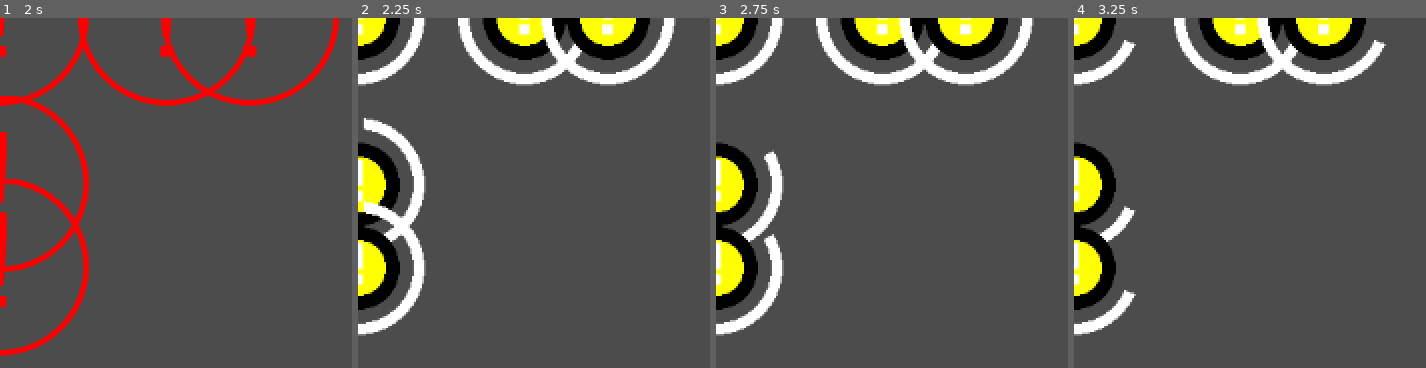
Above: before the commit, frames 1-4 (left to right).
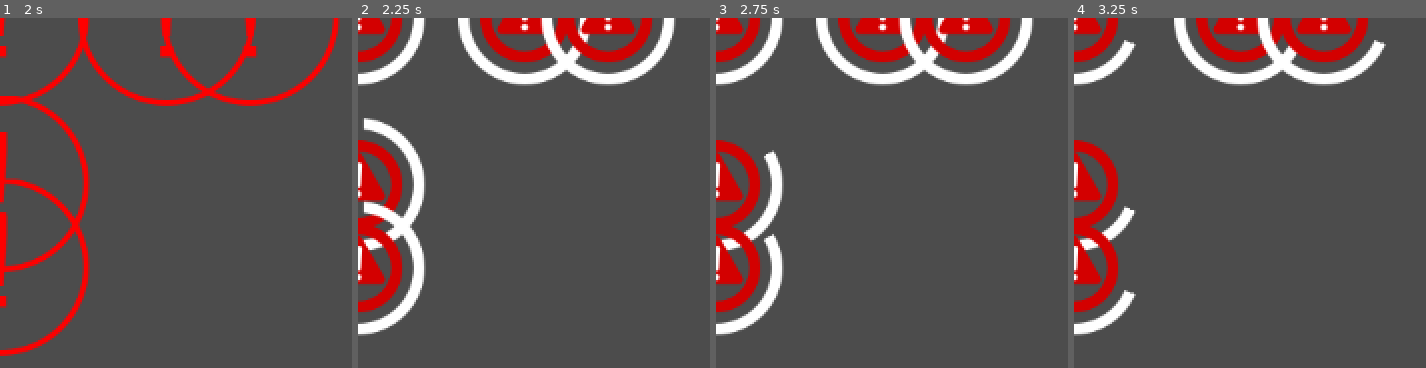
Above: after the commit, the same moments.

Repository: jokw1228/Slay_The_Circle
Game: Godot game, scene res://scenes/bombgenerators/testbombgenerators/SeokheeBombGenerator.tscn
The game is run twice, just before and just after one commit, with the same random seed, the same clock (stepped at 60 frames per second) and the same inputs. This scene is started directly instead of the project's main scene. Sound files missing from this copy of the repository are replaced by a short silence.
Inputs (mouse positions are in pixels of both pictures, inside the frame that each line leads up to):
- Up to frame 1 (2 s): tap Enter at 0.5 s; move the mouse to (outside the picture) at 0.52 s; click (outside the picture) at 0.67 s; move the mouse to (outside the picture) at 1.27 s; click (outside the picture) at 1.42 s
- Up to frame 2 (2.25 s): tap Space at 2 s; move the mouse to (outside the picture) at 2.02 s; click (outside the picture) at 2.17 s
- Up to frame 3 (2.75 s): no input
- Up to frame 4 (3.25 s): move the mouse to (outside the picture) at 2.77 s; click (outside the picture) at 2.92 s

Frame 1 is identical in both runs. In frame 2, 12% of the frame differs, in the area x 0-90%, y 0-91%; in frame 3, 12%; in frame 4, 12%.

Commit message:
BombTimer, HazardBomb 이미지 변경

Diff:
--- /dev/null
+++ b/images/bomb/sprite_hazard.svg
@@ -0,0 +1,158 @@
+<?xml version="1.0" encoding="UTF-8" standalone="no"?>
+<!-- Created with Inkscape (http://www.inkscape.org/) -->
+
+<svg
+   width="64"
+   height="64"
+   viewBox="0 0 16.933333 16.933333"
+   version="1.1"
+   id="svg1"
+   inkscape:version="1.3.2 (091e20e, 2023-11-25, custom)"
+   sodipodi:docname="sprite_hazard.svg"
+   xmlns:inkscape="http://www.inkscape.org/namespaces/inkscape"
+   xmlns:sodipodi="http://sodipodi.sourceforge.net/DTD/sodipodi-0.dtd"
+   xmlns="http://www.w3.org/2000/svg"
+   xmlns:svg="http://www.w3.org/2000/svg">
+  <sodipodi:namedview
+     id="namedview1"
+     pagecolor="#ffffff"
+     bordercolor="#000000"
+     borderopacity="0.25"
+     inkscape:showpageshadow="2"
+     inkscape:pageopacity="0.0"
+     inkscape:pagecheckerboard="0"
+     inkscape:deskcolor="#d1d1d1"
+     inkscape:document-units="px"
+     inkscape:zoom="5.9666797"
+     inkscape:cx="30.837921"
+     inkscape:cy="33.184285"
+     inkscape:window-width="1440"
+     inkscape:window-height="830"
+     inkscape:window-x="-6"
+     inkscape:window-y="-6"
+     inkscape:window-maximized="1"
+     inkscape:current-layer="layer1" />
+  <defs
+     id="defs1">
+    <inkscape:path-effect
+       effect="fillet_chamfer"
+       id="path-effect7"
+       is_visible="true"
+       lpeversion="1"
+       nodesatellites_param="F,0,0,1,0,0.5,0,1 @ F,0,0,1,0,0.5,0,1 @ F,0,0,1,0,0.5,0,1 @ F,0,0,1,0,0.5,0,1"
+       radius="0.5"
+       unit="px"
+       method="auto"
+       mode="F"
+       chamfer_steps="1"
+       flexible="false"
+       use_knot_distance="true"
+       apply_no_radius="true"
+       apply_with_radius="true"
+       only_selected="false"
+       hide_knots="false" />
+    <inkscape:path-effect
+       effect="perspective-envelope"
+       up_left_point="7.61,5.8208332"
+       up_right_point="9.33,5.8208332"
+       down_left_point="7.91,10.054166"
+       down_right_point="9.03,10.054166"
+       id="path-effect6"
+       is_visible="true"
+       lpeversion="1"
+       deform_type="perspective"
+       horizontal_mirror="false"
+       vertical_mirror="false"
+       overflow_perspective="false" />
+    <inkscape:path-effect
+       effect="perspective-envelope"
+       up_left_point="7.71,5.8208332"
+       up_right_point="9.1281248,5.8208332"
+       down_left_point="7.71,10.054166"
+       down_right_point="9.1281248,10.054166"
+       id="path-effect5"
+       is_visible="true"
+       lpeversion="1"
+       deform_type="perspective"
+       horizontal_mirror="false"
+       vertical_mirror="false"
+       overflow_perspective="false" />
+    <inkscape:path-effect
+       effect="fillet_chamfer"
+       id="path-effect4"
+       is_visible="true"
+       lpeversion="1"
+       nodesatellites_param="F,0,0,1,0,0,0,1 @ F,0,0,1,0,0,0,1 @ F,0,0,1,0,0,0,1 @ F,0,0,1,0,0,0,1"
+       radius="0"
+       unit="px"
+       method="auto"
+       mode="F"
+       chamfer_steps="1"
+       flexible="false"
+       use_knot_distance="true"
+       apply_no_radius="true"
+       apply_with_radius="true"
+       only_selected="false"
+       hide_knots="false" />
+    <inkscape:path-effect
+       effect="fillet_chamfer"
+       id="path-effect3"
+       is_visible="true"
+       lpeversion="1"
+       nodesatellites_param="F,0,0,1,0,1.5,0,1 @ F,0,0,1,0,1.5,0,1 @ F,0,0,1,0,1.5,0,1"
+       radius="1.5"
+       unit="px"
+       method="auto"
+       mode="F"
+       chamfer_steps="1"
+       flexible="false"
+       use_knot_distance="true"
+       apply_no_radius="true"
+       apply_with_radius="true"
+       only_selected="false"
+       hide_knots="false" />
+    <inkscape:path-effect
+       effect="fillet_chamfer"
+       id="path-effect2"
+       is_visible="true"
+       lpeversion="1"
+       nodesatellites_param="F,0,0,1,0,1.1088541,0,1 @ F,0,0,1,0,0.74613328,0,1 @ F,0,0,1,0,0.72903756,0,1"
+       radius="0"
+       unit="px"
+       method="auto"
+       mode="F"
+       chamfer_steps="1"
+       flexible="false"
+       use_knot_distance="true"
+       apply_no_radius="true"
+       apply_with_radius="true"
+       only_selected="false"
+       hide_knots="false" />
+  </defs>
+  <g
+     inkscape:label="Layer 1"
+     inkscape:groupmode="layer"
+     id="layer1">
+    <path
+       id="path2"
+       style="fill:#d40000;stroke-width:0.446093"
+       inkscape:transform-center-y="-1.6801041"
+       d="M 12.498486,13.411069 H 3.8568198 A 0.86596723,0.86596723 60.001667 0 1 3.1068954,12.112075 L 7.4275775,4.6294388 a 0.86614172,0.86614172 8.5250569e-7 0 1 1.5001511,0 L 13.24841,12.112075 a 0.86596726,0.86596726 119.99833 0 1 -0.749924,1.298994 z"
+       inkscape:path-effect="#path-effect3"
+       inkscape:original-d="M 13.998486,13.411069 H 2.3568198 L 8.1776531,3.3304443 Z"
+       transform="translate(0.28905466,-1.8728408)" />
+    <circle
+       style="fill:#ffffff;stroke-width:0.330729"
+       id="path3"
+       cx="8.4666662"
+       cy="10.238184"
+       r="0.66145831" />
+    <path
+       id="rect3"
+       style="fill:#ffffff;stroke-width:0.236522"
+       d="m 8.11,5.8208332 0.72,0 A 0.46582086,0.46582086 47.026777 0 1 9.2946556,6.3195824 L 9.0653444,9.5554168 A 0.53668701,0.53668701 137.02678 0 1 8.53,10.054166 H 8.41 A 0.53668701,0.53668701 42.973223 0 1 7.8746556,9.5554168 L 7.6453444,6.3195824 A 0.46582086,0.46582086 132.97322 0 1 8.11,5.8208332 Z"
+       inkscape:path-effect="#path-effect6;#path-effect7"
+       inkscape:original-d="M 7.8052082,5.8208332 H 9.1281248 V 10.054166 H 7.8052082 Z"
+       transform="matrix(1,0,0,1.1250001,0,-2.2633788)" />
+  </g>
+</svg>
--- /dev/null
+++ b/images/bomb/sprite_hazard_outline.svg
@@ -0,0 +1,46 @@
+<?xml version="1.0" encoding="UTF-8" standalone="no"?>
+<!-- Created with Inkscape (http://www.inkscape.org/) -->
+
+<svg
+   width="64"
+   height="64"
+   viewBox="0 0 16.933333 16.933333"
+   version="1.1"
+   id="svg1"
+   inkscape:version="1.3.2 (091e20e, 2023-11-25, custom)"
+   sodipodi:docname="sprite_hazard_outline.svg"
+   xmlns:inkscape="http://www.inkscape.org/namespaces/inkscape"
+   xmlns:sodipodi="http://sodipodi.sourceforge.net/DTD/sodipodi-0.dtd"
+   xmlns="http://www.w3.org/2000/svg"
+   xmlns:svg="http://www.w3.org/2000/svg">
+  <sodipodi:namedview
+     id="namedview1"
+     pagecolor="#ffffff"
+     bordercolor="#000000"
+     borderopacity="0.25"
+     inkscape:showpageshadow="2"
+     inkscape:pageopacity="0.0"
+     inkscape:pagecheckerboard="0"
+     inkscape:deskcolor="#d1d1d1"
+     inkscape:document-units="px"
+     inkscape:zoom="8.4381594"
+     inkscape:cx="34.367685"
+     inkscape:cy="31.404953"
+     inkscape:window-width="1440"
+     inkscape:window-height="830"
+     inkscape:window-x="-6"
+     inkscape:window-y="-6"
+     inkscape:window-maximized="1"
+     inkscape:current-layer="layer1" />
+  <defs
+     id="defs1" />
+  <g
+     inkscape:label="Layer 1"
+     inkscape:groupmode="layer"
+     id="layer1">
+    <path
+       id="path1"
+       style="fill:#d40000;stroke-width:0.324246"
+       d="M 8.4666665 0 A 8.4666662 8.4666662 0 0 0 0 8.4666665 A 8.4666662 8.4666662 0 0 0 8.4666665 16.933333 A 8.4666662 8.4666662 0 0 0 16.933333 8.4666665 A 8.4666662 8.4666662 0 0 0 8.4666665 0 z M 8.4666665 2.1166666 A 6.3499999 6.3499999 0 0 1 14.816666 8.4666665 A 6.3499999 6.3499999 0 0 1 8.4666665 14.816666 A 6.3499999 6.3499999 0 0 1 2.1166666 8.4666665 A 6.3499999 6.3499999 0 0 1 8.4666665 2.1166666 z " />
+  </g>
+</svg>
--- /dev/null
+++ b/images/bomb/sprite_timer_progress_bar.svg
@@ -0,0 +1,64 @@
+<?xml version="1.0" encoding="UTF-8" standalone="no"?>
+<!-- Created with Inkscape (http://www.inkscape.org/) -->
+
+<svg
+   width="96"
+   height="96"
+   viewBox="0 0 96.000004 96.000001"
+   version="1.1"
+   id="svg1"
+   inkscape:version="1.3.2 (091e20e, 2023-11-25, custom)"
+   sodipodi:docname="sprite_progress_bar.svg"
+   xmlns:inkscape="http://www.inkscape.org/namespaces/inkscape"
+   xmlns:sodipodi="http://sodipodi.sourceforge.net/DTD/sodipodi-0.dtd"
+   xmlns="http://www.w3.org/2000/svg"
+   xmlns:svg="http://www.w3.org/2000/svg">
+  <sodipodi:namedview
+     id="namedview1"
+     pagecolor="#ffffff"
+     bordercolor="#000000"
+     borderopacity="0.25"
+     inkscape:showpageshadow="2"
+     inkscape:pageopacity="0.0"
+     inkscape:pagecheckerboard="true"
+     inkscape:deskcolor="#d1d1d1"
+     inkscape:document-units="px"
+     inkscape:zoom="5.9666797"
+     inkscape:cx="51.033408"
+     inkscape:cy="47.430064"
+     inkscape:window-width="1440"
+     inkscape:window-height="830"
+     inkscape:window-x="-6"
+     inkscape:window-y="-6"
+     inkscape:window-maximized="1"
+     inkscape:current-layer="layer1"
+     showgrid="false">
+    <inkscape:grid
+       id="grid4"
+       units="px"
+       originx="0"
+       originy="0"
+       spacingx="1"
+       spacingy="0.99999998"
+       empcolor="#0099e5"
+       empopacity="0.30196078"
+       color="#0099e5"
+       opacity="0.14901961"
+       empspacing="5"
+       dotted="false"
+       gridanglex="30"
+       gridanglez="30"
+       visible="false" />
+  </sodipodi:namedview>
+  <defs
+     id="defs1" />
+  <g
+     inkscape:label="Layer 1"
+     inkscape:groupmode="layer"
+     id="layer1">
+    <path
+       id="path4"
+       style="fill:#ffffff;stroke-width:0.274083"
+       d="M 48 0 A 48 48 0 0 0 0 48 A 48 48 0 0 0 48 96 A 48 48 0 0 0 96 48 A 48 48 0 0 0 48 0 z M 48 8 A 40 40 0 0 1 88 48 A 40 40 0 0 1 48 88 A 40 40 0 0 1 8 48 A 40 40 0 0 1 48 8 z " />
+  </g>
+</svg>
--- a/scenes/bombs/BombTimer.tscn
+++ b/scenes/bombs/BombTimer.tscn
@@ -1,7 +1,7 @@
 [gd_scene load_steps=3 format=3 uid="uid://dq81owitrvpew"]
 
 [ext_resource type="Script" path="res://scenes/bombs/BombTimer.gd" id="1_rwfvo"]
-[ext_resource type="Texture2D" uid="uid://ehynivw13sgw" path="res://images/sprite_timer_progress.png" id="2_ajol7"]
+[ext_resource type="Texture2D" uid="uid://kebkn50jstgd" path="res://images/bomb/sprite_timer_progress_bar.svg" id="2_oq6j5"]
 
 [node name="BombTimer" type="Control" node_paths=PackedStringArray("Bar")]
 layout_mode = 3
@@ -13,12 +13,12 @@
 
 [node name="TextureProgressBar" type="TextureProgressBar" parent="."]
 layout_mode = 0
-offset_left = -64.0
-offset_top = -64.0
-offset_right = 64.0
-offset_bottom = 64.0
+offset_left = -48.0
+offset_top = -48.0
+offset_right = 48.0
+offset_bottom = 48.0
 value = 100.0
 fill_mode = 5
-texture_progress = ExtResource("2_ajol7")
+texture_progress = ExtResource("2_oq6j5")
 tint_under = Color(1, 1, 1, 0)
 tint_over = Color(1, 1, 1, 0)
--- a/scenes/bombs/HazardBomb.gd
+++ b/scenes/bombs/HazardBomb.gd
@@ -1,7 +1,2 @@
 extends Bomb
 class_name HazardBomb
-@export var font : Font
-func _draw():
-	draw_circle(Vector2(0,0), 30, Color(0,0,0))
-	draw_circle(Vector2(0,0), 20, Color(1,1,0))
-	draw_string(font, Vector2(-4,12), "!", HORIZONTAL_ALIGNMENT_LEFT, -5, 30, PlayingFieldInterface.color)
--- a/scenes/bombs/HazardBomb.tscn
+++ b/scenes/bombs/HazardBomb.tscn
@@ -1,9 +1,10 @@
-[gd_scene load_steps=6 format=3 uid="uid://cux2tpymcx5ny"]
+[gd_scene load_steps=7 format=3 uid="uid://cux2tpymcx5ny"]
 
 [ext_resource type="Script" path="res://scenes/bombs/HazardBomb.gd" id="1_wklac"]
 [ext_resource type="PackedScene" uid="uid://cs2ukp0c0vi80" path="res://scenes/bombs/bombeffects/Flame.tscn" id="2_5314t"]
-[ext_resource type="FontFile" uid="uid://bn71j2rajnbrn" path="res://fonts/bump-it-up.ttf" id="2_nfen8"]
 [ext_resource type="PackedScene" uid="uid://dq81owitrvpew" path="res://scenes/bombs/BombTimer.tscn" id="2_xj2gr"]
+[ext_resource type="Texture2D" uid="uid://b3xqa1yf5olkc" path="res://images/bomb/sprite_hazard.svg" id="5_3ijwn"]
+[ext_resource type="Texture2D" uid="uid://1esd5uit6qlp" path="res://images/bomb/sprite_hazard_outline.svg" id="5_qnof4"]
 
 [sub_resource type="CircleShape2D" id="CircleShape2D_1f6en"]
 radius = 32.0
@@ -11,7 +12,6 @@
 [node name="HazardBomb" type="Area2D"]
 position = Vector2(417, 248)
 script = ExtResource("1_wklac")
-font = ExtResource("2_nfen8")
 Particle = ExtResource("2_5314t")
 
 [node name="CollisionShape2D" type="CollisionShape2D" parent="."]
@@ -19,6 +19,12 @@
 
 [node name="BombTimer" parent="." instance=ExtResource("2_xj2gr")]
 
+[node name="HazardSprite" type="Sprite2D" parent="."]
+texture = ExtResource("5_3ijwn")
+
+[node name="HazardOutlineSprite" type="Sprite2D" parent="."]
+texture = ExtResource("5_qnof4")
+
 [connection signal="body_entered" from="." to="." method="_on_body_entered"]
 [connection signal="player_body_entered" from="." to="." method="game_over"]
 [connection signal="player_body_entered" from="." to="." method="exploded"]
Not shown, added: images/bomb/sprite_hazard.svg.import
Not shown, added: images/bomb/sprite_hazard_outline.svg.import
Not shown, added: images/bomb/sprite_timer_progress_bar.svg.import
